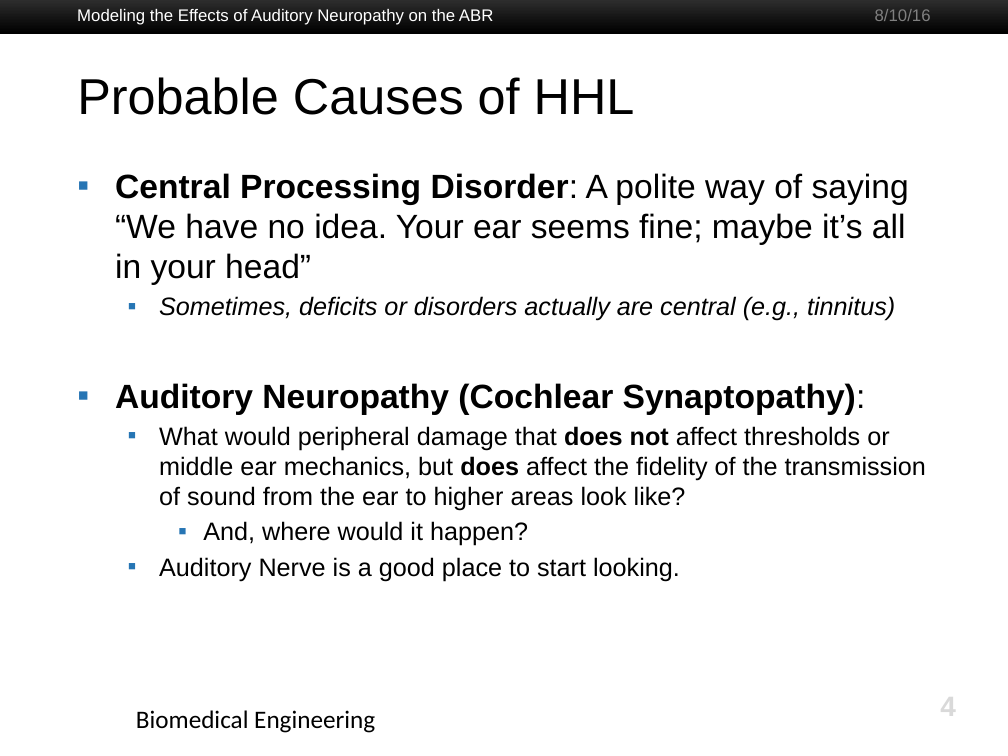
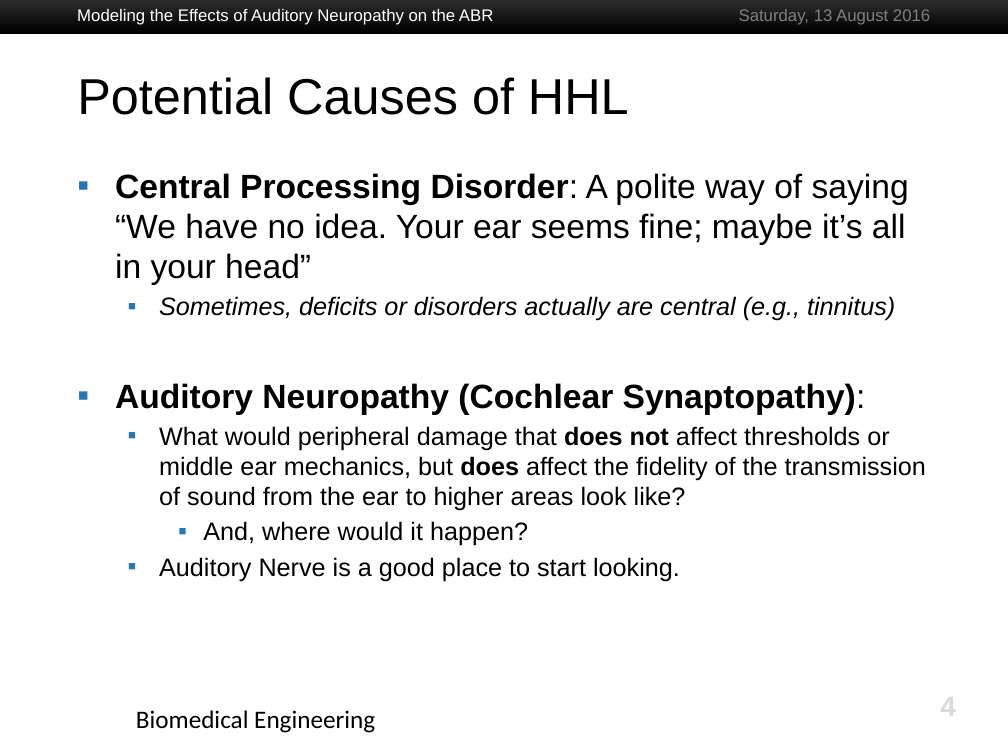
Before and after one commit to gvoysey/thesis, a slide deck: slide 4 of slides/voysey-thesis.pptx. Drawn at 1008x756 pixels with LibreOffice and Linux fonts; fonts in the diff are those of the drawing; background and template pictures are left out. Boxes give left, top, right and bottom in pixels: in the first picture for what was removed or moved away, otherwise in the second. Text is boxed around its words. In the diff, an @@ line names an element or a change of style, - is before the commit and + after.

```diff
--- a/slides/voysey-thesis.pptx
+++ b/slides/voysey-thesis.pptx
@@ text at (739,9,930,24): text changed @@
-8/10/16
+Saturday, 13 August 2016
@@ title at (77,77,629,115): text changed @@
-Probable Causes of HHL
+Potential Causes of HHL
```
Also in this commit, not shown: 4 other slides changed, 8 slides added, 1 slide removed.
